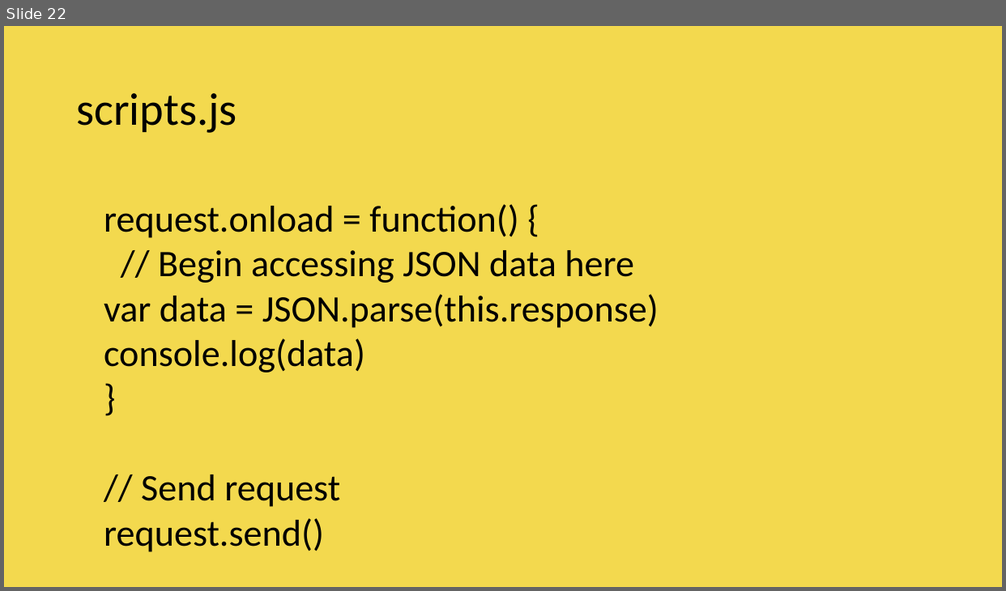
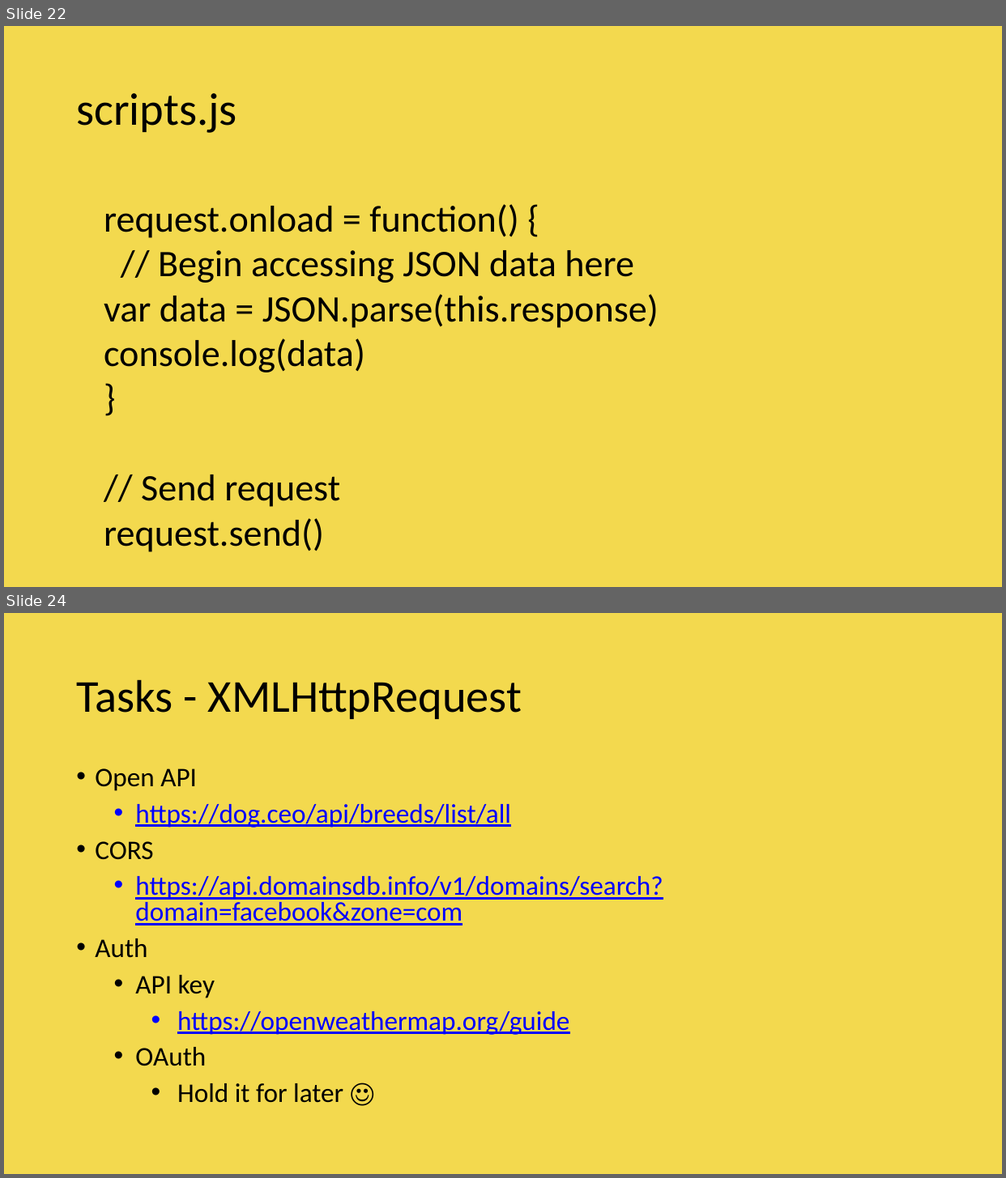
Before and after one commit to vishwanantha/javascript-101, a slide deck: ppt/001 - DataTypes.pptx. Shown one above the other, each under a label of ours: slide 22 before the commit, slides 22 and 24 after it; the slides between them are not shown. The pictures are 1006x591 and 1006x1178 pixels, drawn with LibreOffice and Linux fonts; fonts in the diff are those of the drawing; background and template pictures are left out. Boxes give left, top, right and bottom in pixels: in the first picture for what was removed or moved away, otherwise in the second. Text is boxed around its words. In the diff, an @@ line names an element or a change of style, - is before the commit and + after.

```diff
--- a/ppt/001 - DataTypes.pptx
+++ b/ppt/001 - DataTypes.pptx
@@ slide 24 added at box(4, 613, 1002, 1174), background picture (left out) @@
@@ title added at box(76, 679, 522, 719), 44 pt, text #000000 @@
+Tasks - XMLHttpRequest
@@ text added at box(95, 769, 663, 1103), 25.9 pt, text #0000FF, underline @@
+• Open API
+  • https://dog.ceo/api/breeds/list/all
+• CORS
+  • https://api.domainsdb.info/v1/domains/search?domain=facebook&zone=com
+• Auth
+  • API key
+    • https://openweathermap.org/guide
+  • OAuth
+    • Hold it for later ☺
```
Also in this commit, not shown: 1 slide changed, 2 other slides added, 1 slide removed, 1 other file.
